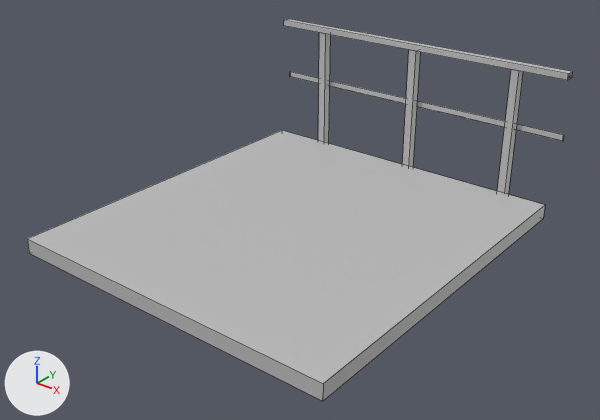
Two versions of the FBX model Assets/Models/Structures/Bridge_SinglePlaneWithRailing.fbx, one commit apart.
Camera for both pictures: a 50 mm lens placed at (26.28, -13.22, 10.11), pointed at (22.72, -8.77, 7.36). Lighting does not change. The marker at lower left points along +X, +Y and +Z. Mesh edges are drawn as thin lines. Where no turn or scale is listed for an object, it has been applied to the vertices.

Objects in the first picture: 'Bridge_SinglePlaneWithRailing'.
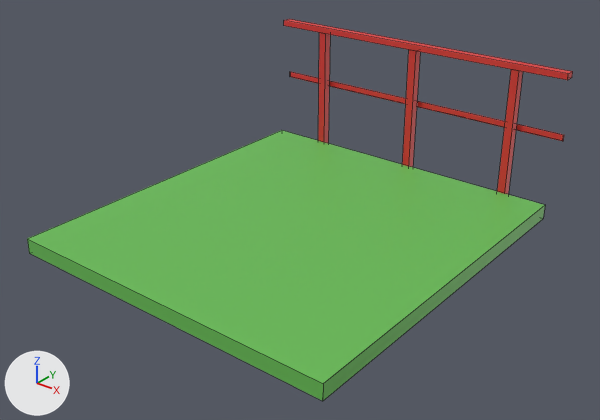
Pixel boxes [x1, y1, x2, y2] of what changed, in the pictures (600 x 420 px):
'Bridge_SinglePlaneWithRailing', recoloured (grey to green): [27, 19, 573, 401] in both

The change in detail:
Material 'BridgeRailing_Material' (mat_bridgerailing_material) changes colour from grey #bcbcbc to red #de3636; in linear values from (0.5, 0.5, 0.5) to (0.729, 0.0372, 0.0372).
Material 'BridgeBase_Material' (mat_bridgebase_material) changes colour from grey #bcbcbc to green #67bc54; in linear values from (0.5, 0.5, 0.5) to (0.137, 0.5, 0.0895).
